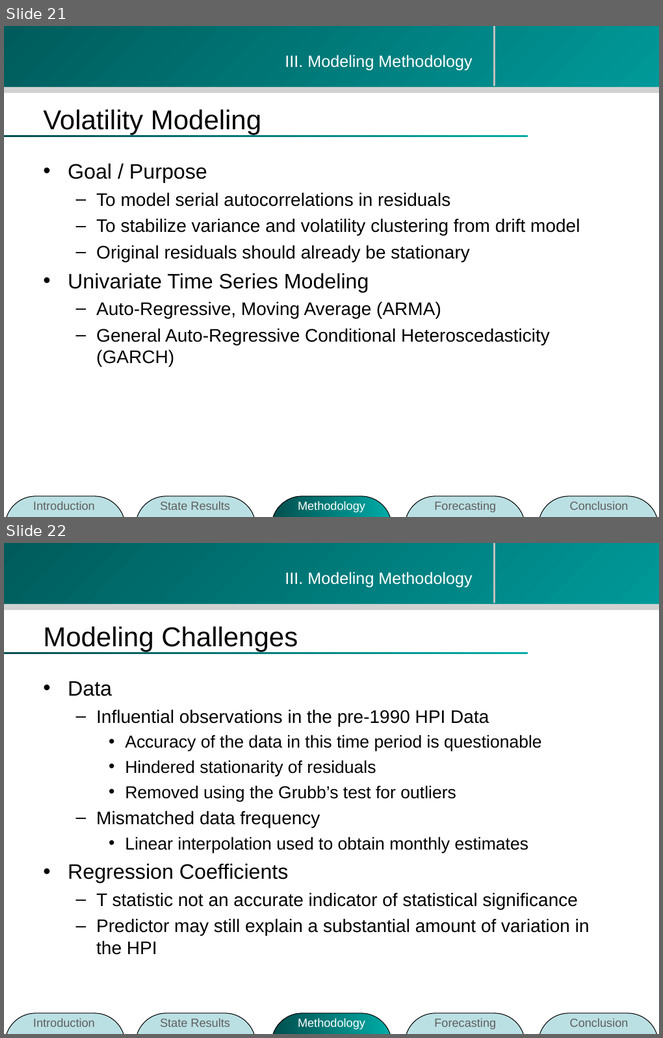
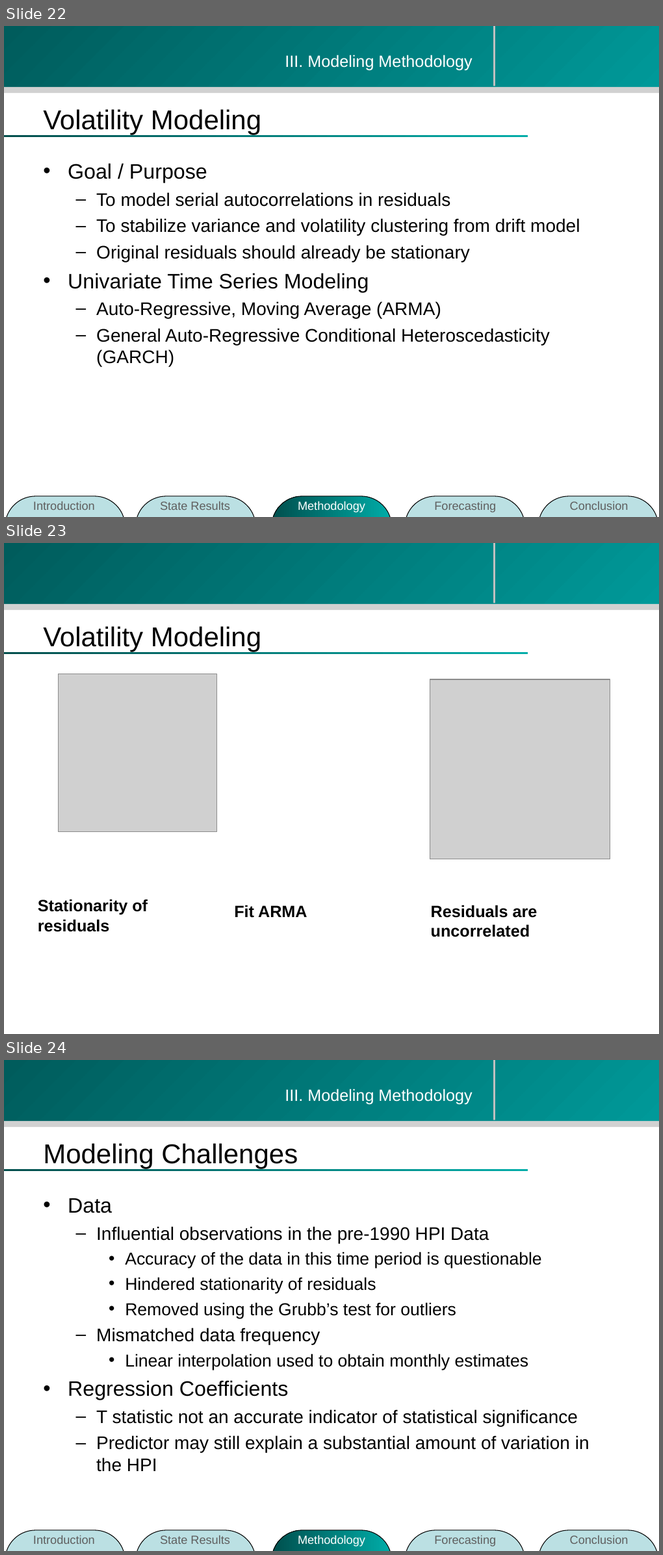
Before and after one commit to zhouzhenghui/svnrepository, a slide deck: SVNRepository/Presentation/M.Eng Final Presentation-take2.ppt. Shown one above the other, each under a label of ours: slides 21 and 22 before the commit, slides 22, 23 and 24 after it. The pictures are 663x1038 and 663x1555 pixels, drawn with LibreOffice and Linux fonts; fonts in the diff are those of the drawing; grey boxes stand for pictures; background and template pictures are left out. Boxes give left, top, right and bottom in pixels: in the first picture for what was removed or moved away, otherwise in the second. Text is boxed around its words. In the diff, an @@ line names an element or a change of style, - is before the commit and + after.

```diff
--- a/SVNRepository/Presentation/M.Eng Final Presentation-take2.ppt
+++ b/SVNRepository/Presentation/M.Eng Final Presentation-take2.ppt
@@ slide 23 added at (x1=4, y1=543, x2=659, y2=1034), background #FFFFFF; not listed: 4 template elements that a slide beside it also shows @@
@@ title added at (x1=43, y1=626, x2=261, y2=652), 30 pt, text #000000 @@
+Volatility Modeling
@@ picture added at (x1=59, y1=674, x2=217, y2=832) @@
@@ picture added at (x1=430, y1=679, x2=610, y2=859) @@
@@ text added at (x1=38, y1=899, x2=148, y2=932), 18 pt, text #000000, bold @@
+Stationarity of residuals
@@ text added at (x1=234, y1=905, x2=308, y2=918), 18 pt, text #000000, bold @@
+Fit ARMA
@@ text added at (x1=431, y1=905, x2=538, y2=938), 18 pt, text #000000, bold @@
+Residuals are uncorrelated
@@ what was slide 21 is now slide 22 @@
@@ what was slide 22 is now slide 24 @@
```
Also in this commit, not shown: 1 other slide added.
